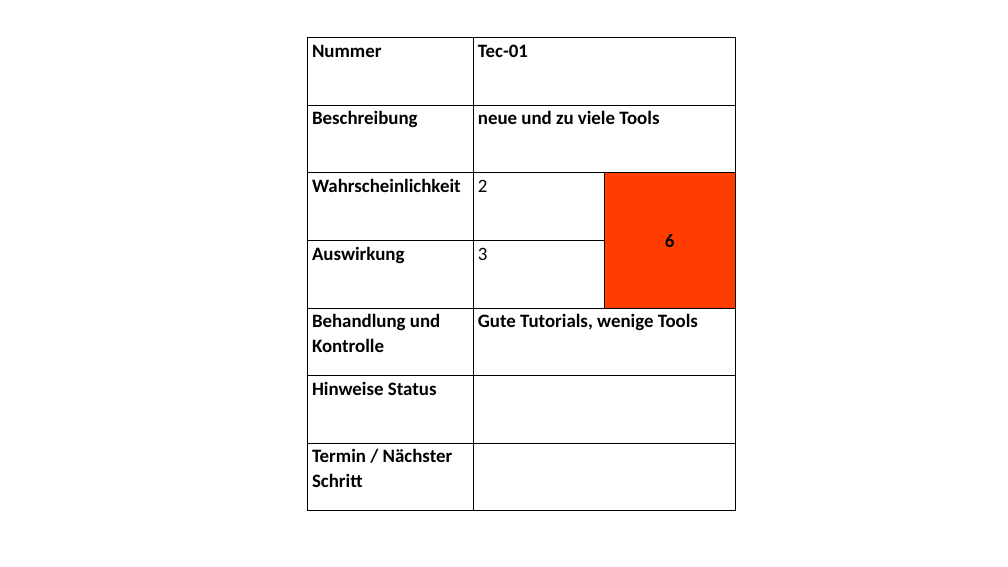
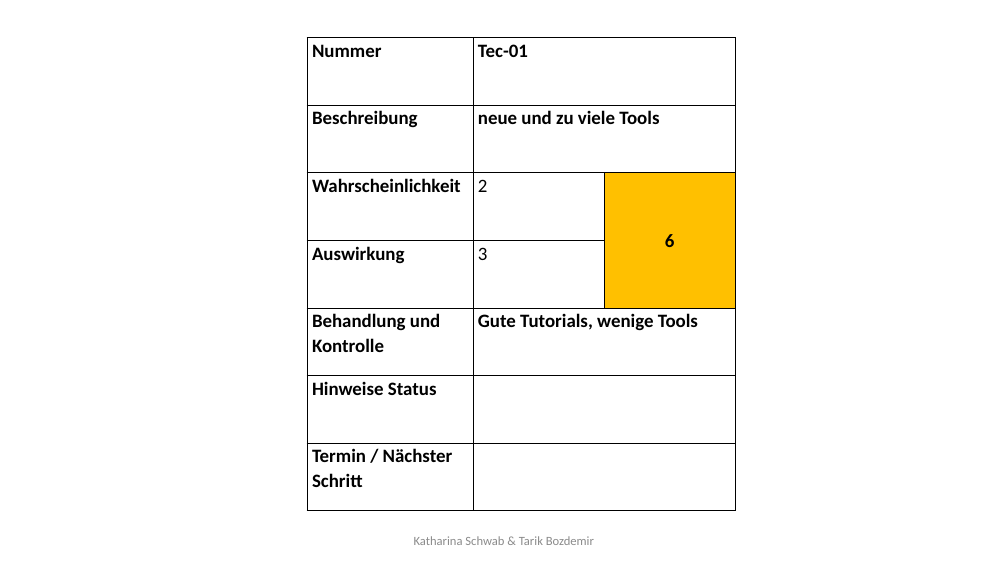
Before and after one commit to yourChoiceHO/Documentation, a slide deck: slide 3 of Präsentation/FolienRisikoanalyse.pptx. Drawn at 1008x567 pixels with LibreOffice and Linux fonts; fonts in the diff are those of the drawing. Boxes give left, top, right and bottom in pixels: in the first picture for what was removed or moved away, otherwise in the second. Text is boxed around its words. In the diff, an @@ line names an element or a change of style, - is before the commit and + after.

```diff
--- a/Präsentation/FolienRisikoanalyse.pptx
+++ b/Präsentation/FolienRisikoanalyse.pptx
@@ table at box(307, 38, 737, 511) @@
@@ fill #FF3D01 to #FFC000 in row 3, column 3 @@
@@ text added at box(414, 536, 594, 545), 12 pt, text #8C8C8C @@
+Katharina Schwab & Tarik Bozdemir
```
Also in this commit, not shown: 2 other slides changed, 1 other file.
